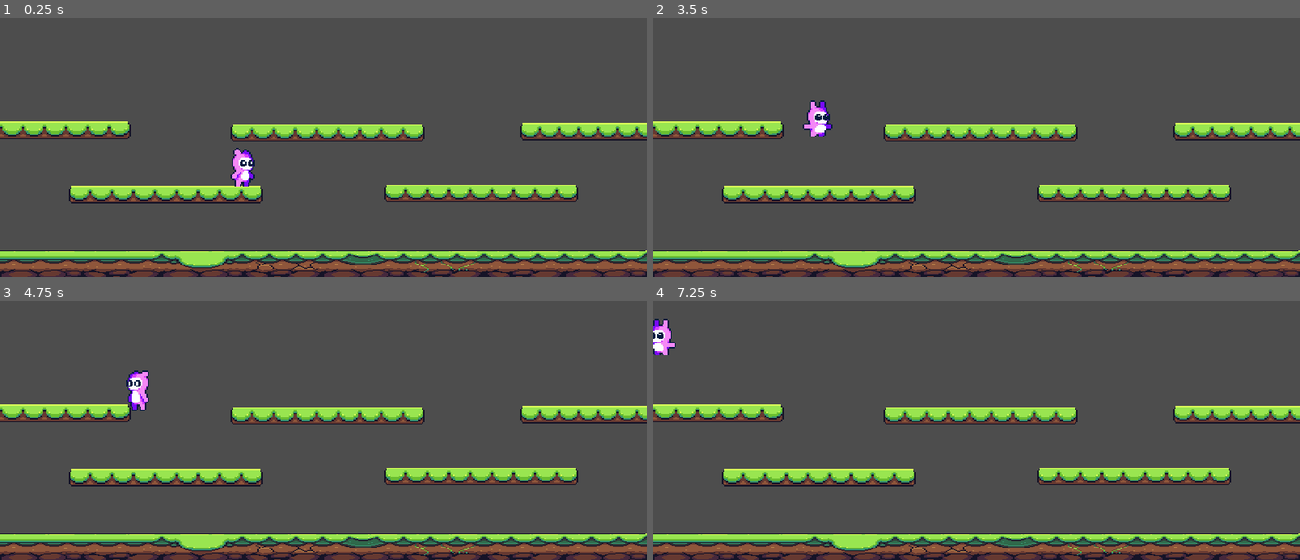
Above: before the commit, frames 1-4 (two rows, left to right).
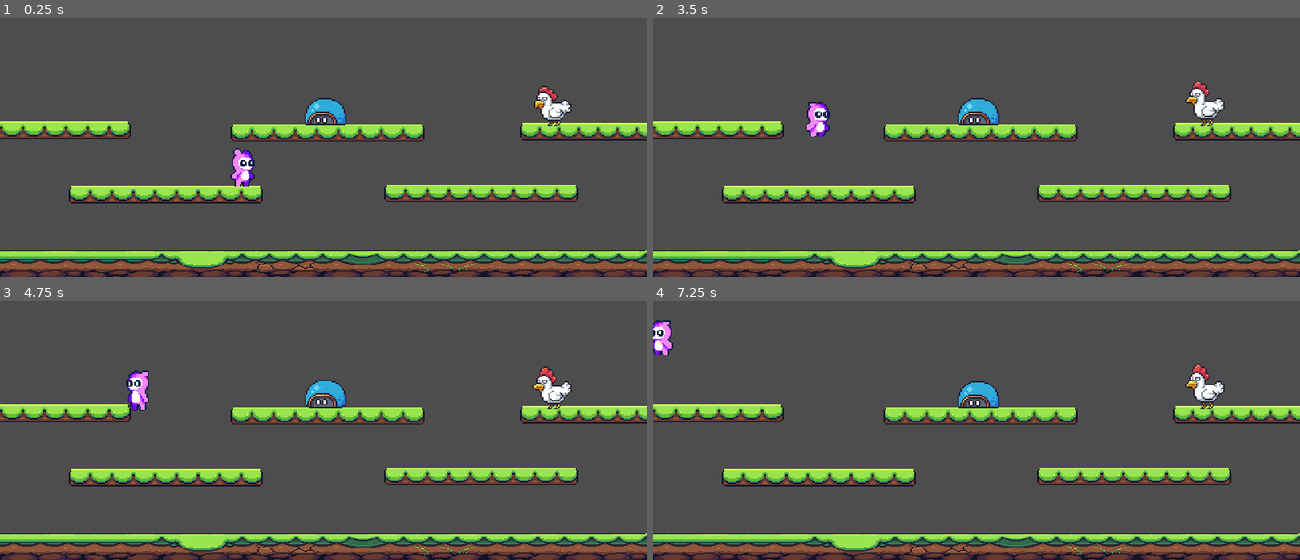
Above: after the commit, the same moments.

Repository: TruchaFazio/yiya
Game: Godot game, scene res://scenes/level_1.tscn
Same seed, same stepped clock (60 frames per second), same inputs: the game is played once before the commit and once after it.
Inputs:
- Up to frame 1 (0.25 s): no input
- Up to frame 2 (3.5 s): tap Right (move_rigth) every 0.75 s from 0.6 to 2.85 s; tap Space (jump) at 0.77, 1.52, 3.02 s; hold Left (move_left) 2.03-2.78 s
- Up to frame 3 (4.75 s): tap Right (move_rigth) at 3.6, 4.35 s; tap Space (jump) at 3.77, 4.52 s; hold Left (move_left) from 4.28 s (still down)
- Up to frame 4 (7.25 s): release Left (move_left) at 5.03 s; tap Right (move_rigth) at 5.1, 5.85, 6.6 s; hold Left (move_left) from 5.78 s (still down); tap Space (jump) at 6.02, 6.77 s

The runs differ from the first frame. In frame 1, 1.1% of the frame differs, in the area x 47-89%, y 26-42%; in frame 2, 1.3%, in the area x 23-89%, y 24-46%; in frame 3, 1.1%; in frame 4, 1.3%.

Commit message:
añadiendo boss

Diff:
--- /dev/null
+++ b/scenes/boss_chicken.tscn
@@ -0,0 +1,264 @@
+[gd_scene load_steps=38 format=3 uid="uid://dkm7og7unvgp2"]
+
+[ext_resource type="Texture2D" uid="uid://dpfmtmg020sjk" path="res://sprites/Chicken/Idle (32x34).png" id="1_beanc"]
+[ext_resource type="Texture2D" uid="uid://bf5qgcai2h317" path="res://sprites/Chicken/Hit (32x34).png" id="1_sbrgf"]
+[ext_resource type="Texture2D" uid="uid://bc5ww4hprn3vv" path="res://sprites/Chicken/Run (32x34).png" id="3_i11ki"]
+
+[sub_resource type="AtlasTexture" id="AtlasTexture_un0j8"]
+atlas = ExtResource("1_sbrgf")
+region = Rect2(0, 0, 32, 34)
+
+[sub_resource type="AtlasTexture" id="AtlasTexture_0bckb"]
+atlas = ExtResource("1_sbrgf")
+region = Rect2(32, 0, 32, 34)
+
+[sub_resource type="AtlasTexture" id="AtlasTexture_e6cjd"]
+atlas = ExtResource("1_sbrgf")
+region = Rect2(64, 0, 32, 34)
+
+[sub_resource type="AtlasTexture" id="AtlasTexture_hrh6p"]
+atlas = ExtResource("1_sbrgf")
+region = Rect2(96, 0, 32, 34)
+
+[sub_resource type="AtlasTexture" id="AtlasTexture_8ukoo"]
+atlas = ExtResource("1_sbrgf")
+region = Rect2(128, 0, 32, 34)
+
+[sub_resource type="AtlasTexture" id="AtlasTexture_vo13i"]
+atlas = ExtResource("1_beanc")
+region = Rect2(0, 0, 32, 34)
+
+[sub_resource type="AtlasTexture" id="AtlasTexture_j0uvc"]
+atlas = ExtResource("1_beanc")
+region = Rect2(32, 0, 32, 34)
+
+[sub_resource type="AtlasTexture" id="AtlasTexture_nb0ej"]
+atlas = ExtResource("1_beanc")
+region = Rect2(64, 0, 32, 34)
+
+[sub_resource type="AtlasTexture" id="AtlasTexture_dk8ho"]
+atlas = ExtResource("1_beanc")
+region = Rect2(96, 0, 32, 34)
+
+[sub_resource type="AtlasTexture" id="AtlasTexture_8qoxs"]
+atlas = ExtResource("1_beanc")
+region = Rect2(128, 0, 32, 34)
+
+[sub_resource type="AtlasTexture" id="AtlasTexture_8q1v3"]
+atlas = ExtResource("1_beanc")
+region = Rect2(160, 0, 32, 34)
+
+[sub_resource type="AtlasTexture" id="AtlasTexture_s61u3"]
+atlas = ExtResource("1_beanc")
+region = Rect2(192, 0, 32, 34)
+
+[sub_resource type="AtlasTexture" id="AtlasTexture_5hy0n"]
+atlas = ExtResource("1_beanc")
+region = Rect2(224, 0, 32, 34)
+
+[sub_resource type="AtlasTexture" id="AtlasTexture_tfk2s"]
+atlas = ExtResource("1_beanc")
+region = Rect2(256, 0, 32, 34)
+
+[sub_resource type="AtlasTexture" id="AtlasTexture_j0mju"]
+atlas = ExtResource("1_beanc")
+region = Rect2(288, 0, 32, 34)
+
+[sub_resource type="AtlasTexture" id="AtlasTexture_yllhc"]
+atlas = ExtResource("1_beanc")
+region = Rect2(320, 0, 32, 34)
+
+[sub_resource type="AtlasTexture" id="AtlasTexture_3vcew"]
+atlas = ExtResource("1_beanc")
+region = Rect2(352, 0, 32, 34)
+
+[sub_resource type="AtlasTexture" id="AtlasTexture_oacfm"]
+atlas = ExtResource("1_beanc")
+region = Rect2(384, 0, 32, 34)
+
+[sub_resource type="AtlasTexture" id="AtlasTexture_pteyy"]
+atlas = ExtResource("3_i11ki")
+region = Rect2(0, 0, 32, 34)
+
+[sub_resource type="AtlasTexture" id="AtlasTexture_jijej"]
+atlas = ExtResource("3_i11ki")
+region = Rect2(32, 0, 32, 34)
+
+[sub_resource type="AtlasTexture" id="AtlasTexture_rg38g"]
+atlas = ExtResource("3_i11ki")
+region = Rect2(64, 0, 32, 34)
+
+[sub_resource type="AtlasTexture" id="AtlasTexture_5ic1m"]
+atlas = ExtResource("3_i11ki")
+region = Rect2(96, 0, 32, 34)
+
+[sub_resource type="AtlasTexture" id="AtlasTexture_luifd"]
+atlas = ExtResource("3_i11ki")
+region = Rect2(128, 0, 32, 34)
+
+[sub_resource type="AtlasTexture" id="AtlasTexture_t435r"]
+atlas = ExtResource("3_i11ki")
+region = Rect2(160, 0, 32, 34)
+
+[sub_resource type="AtlasTexture" id="AtlasTexture_dlwv8"]
+atlas = ExtResource("3_i11ki")
+region = Rect2(192, 0, 32, 34)
+
+[sub_resource type="AtlasTexture" id="AtlasTexture_wj5oy"]
+atlas = ExtResource("3_i11ki")
+region = Rect2(224, 0, 32, 34)
+
+[sub_resource type="AtlasTexture" id="AtlasTexture_uyowx"]
+atlas = ExtResource("3_i11ki")
+region = Rect2(256, 0, 32, 34)
+
+[sub_resource type="AtlasTexture" id="AtlasTexture_jpo28"]
+atlas = ExtResource("3_i11ki")
+region = Rect2(288, 0, 32, 34)
+
+[sub_resource type="AtlasTexture" id="AtlasTexture_liwkx"]
+atlas = ExtResource("3_i11ki")
+region = Rect2(320, 0, 32, 34)
+
+[sub_resource type="AtlasTexture" id="AtlasTexture_8k1uo"]
+atlas = ExtResource("3_i11ki")
+region = Rect2(352, 0, 32, 34)
+
+[sub_resource type="AtlasTexture" id="AtlasTexture_x044u"]
+atlas = ExtResource("3_i11ki")
+region = Rect2(384, 0, 32, 34)
+
+[sub_resource type="AtlasTexture" id="AtlasTexture_gli4a"]
+atlas = ExtResource("3_i11ki")
+region = Rect2(416, 0, 32, 34)
+
+[sub_resource type="SpriteFrames" id="SpriteFrames_xtywu"]
+animations = [{
+"frames": [{
+"duration": 1.0,
+"texture": SubResource("AtlasTexture_un0j8")
+}, {
+"duration": 1.0,
+"texture": SubResource("AtlasTexture_0bckb")
+}, {
+"duration": 1.0,
+"texture": SubResource("AtlasTexture_e6cjd")
+}, {
+"duration": 1.0,
+"texture": SubResource("AtlasTexture_hrh6p")
+}, {
+"duration": 1.0,
+"texture": SubResource("AtlasTexture_8ukoo")
+}],
+"loop": false,
+"name": &"hit",
+"speed": 10.0
+}, {
+"frames": [{
+"duration": 1.0,
+"texture": SubResource("AtlasTexture_vo13i")
+}, {
+"duration": 1.0,
+"texture": SubResource("AtlasTexture_j0uvc")
+}, {
+"duration": 1.0,
+"texture": SubResource("AtlasTexture_nb0ej")
+}, {
+"duration": 1.0,
+"texture": SubResource("AtlasTexture_dk8ho")
+}, {
+"duration": 1.0,
+"texture": SubResource("AtlasTexture_8qoxs")
+}, {
+"duration": 1.0,
+"texture": SubResource("AtlasTexture_8q1v3")
+}, {
+"duration": 1.0,
+"texture": SubResource("AtlasTexture_s61u3")
+}, {
+"duration": 1.0,
+"texture": SubResource("AtlasTexture_5hy0n")
+}, {
+"duration": 1.0,
+"texture": SubResource("AtlasTexture_tfk2s")
+}, {
+"duration": 1.0,
+"texture": SubResource("AtlasTexture_j0mju")
+}, {
+"duration": 1.0,
+"texture": SubResource("AtlasTexture_yllhc")
+}, {
+"duration": 1.0,
+"texture": SubResource("AtlasTexture_3vcew")
+}, {
+"duration": 1.0,
+"texture": SubResource("AtlasTexture_oacfm")
+}],
+"loop": true,
+"name": &"reposo",
+"speed": 25.0
+}, {
+"frames": [{
+"duration": 1.0,
+"texture": SubResource("AtlasTexture_pteyy")
+}, {
+"duration": 1.0,
+"texture": SubResource("AtlasTexture_jijej")
+}, {
+"duration": 1.0,
+"texture": SubResource("AtlasTexture_rg38g")
+}, {
+"duration": 1.0,
+"texture": SubResource("AtlasTexture_5ic1m")
+}, {
+"duration": 1.0,
+"texture": SubResource("AtlasTexture_luifd")
+}, {
+"duration": 1.0,
+"texture": SubResource("AtlasTexture_t435r")
+}, {
+"duration": 1.0,
+"texture": SubResource("AtlasTexture_dlwv8")
+}, {
+"duration": 1.0,
+"texture": SubResource("AtlasTexture_wj5oy")
+}, {
+"duration": 1.0,
+"texture": SubResource("AtlasTexture_uyowx")
+}, {
+"duration": 1.0,
+"texture": SubResource("AtlasTexture_jpo28")
+}, {
+"duration": 1.0,
+"texture": SubResource("AtlasTexture_liwkx")
+}, {
+"duration": 1.0,
+"texture": SubResource("AtlasTexture_8k1uo")
+}, {
+"duration": 1.0,
+"texture": SubResource("AtlasTexture_x044u")
+}, {
+"duration": 1.0,
+"texture": SubResource("AtlasTexture_gli4a")
+}],
+"loop": true,
+"name": &"run",
+"speed": 20.0
+}]
+
+[sub_resource type="CircleShape2D" id="CircleShape2D_36q83"]
+
+[node name="CharacterBody2D" type="CharacterBody2D"]
+
+[node name="AnimatedSprite2D" type="AnimatedSprite2D" parent="."]
+position = Vector2(54, 44)
+sprite_frames = SubResource("SpriteFrames_xtywu")
+animation = &"run"
+autoplay = "reposo"
+frame = 4
+frame_progress = 0.153144
+
+[node name="CollisionShape2D" type="CollisionShape2D" parent="."]
+position = Vector2(54, 50)
+rotation = -1.55305
+shape = SubResource("CircleShape2D_36q83")
--- /dev/null
+++ b/scenes/boss_turtle.tscn
@@ -0,0 +1,397 @@
+[gd_scene load_steps=57 format=3 uid="uid://cgogybhssbibr"]
+
+[ext_resource type="Texture2D" uid="uid://cnch8ltgm1vjc" path="res://sprites/Turtle/Idle 1 (44x26).png" id="1_v3em2"]
+[ext_resource type="Texture2D" uid="uid://d2e1fish88sye" path="res://sprites/Turtle/Hit (44x26).png" id="1_yy3go"]
+[ext_resource type="Texture2D" uid="uid://c8ufigwi36qsv" path="res://sprites/Turtle/Idle 2 (44x26).png" id="2_yq0ah"]
+[ext_resource type="Texture2D" uid="uid://t08el3v1hv8v" path="res://sprites/Turtle/Spikes in (44x26).png" id="4_etvha"]
+[ext_resource type="Texture2D" uid="uid://clqxsvlrpcpgc" path="res://sprites/Turtle/Spikes out (44x26).png" id="5_2wjf7"]
+
+[sub_resource type="AtlasTexture" id="AtlasTexture_4x004"]
+atlas = ExtResource("1_yy3go")
+region = Rect2(0, 0, 44, 26)
+
+[sub_resource type="AtlasTexture" id="AtlasTexture_gu08s"]
+atlas = ExtResource("1_yy3go")
+region = Rect2(44, 0, 44, 26)
+
+[sub_resource type="AtlasTexture" id="AtlasTexture_rfw57"]
+atlas = ExtResource("1_yy3go")
+region = Rect2(88, 0, 44, 26)
+
+[sub_resource type="AtlasTexture" id="AtlasTexture_sbqnt"]
+atlas = ExtResource("1_yy3go")
+region = Rect2(132, 0, 44, 26)
+
+[sub_resource type="AtlasTexture" id="AtlasTexture_8qmlk"]
+atlas = ExtResource("1_yy3go")
+region = Rect2(176, 0, 44, 26)
+
+[sub_resource type="AtlasTexture" id="AtlasTexture_o8wmq"]
+atlas = ExtResource("1_v3em2")
+region = Rect2(0, 0, 44, 26)
+
+[sub_resource type="AtlasTexture" id="AtlasTexture_sfpjj"]
+atlas = ExtResource("1_v3em2")
+region = Rect2(44, 0, 44, 26)
+
+[sub_resource type="AtlasTexture" id="AtlasTexture_0g6vl"]
+atlas = ExtResource("1_v3em2")
+region = Rect2(88, 0, 44, 26)
+
+[sub_resource type="AtlasTexture" id="AtlasTexture_deprn"]
+atlas = ExtResource("1_v3em2")
+region = Rect2(132, 0, 44, 26)
+
+[sub_resource type="AtlasTexture" id="AtlasTexture_6bjfm"]
+atlas = ExtResource("1_v3em2")
+region = Rect2(176, 0, 44, 26)
+
+[sub_resource type="AtlasTexture" id="AtlasTexture_2houi"]
+atlas = ExtResource("1_v3em2")
+region = Rect2(220, 0, 44, 26)
+
+[sub_resource type="AtlasTexture" id="AtlasTexture_70irt"]
+atlas = ExtResource("1_v3em2")
+region = Rect2(264, 0, 44, 26)
+
+[sub_resource type="AtlasTexture" id="AtlasTexture_3mebi"]
+atlas = ExtResource("1_v3em2")
+region = Rect2(308, 0, 44, 26)
+
+[sub_resource type="AtlasTexture" id="AtlasTexture_7xhcj"]
+atlas = ExtResource("1_v3em2")
+region = Rect2(352, 0, 44, 26)
+
+[sub_resource type="AtlasTexture" id="AtlasTexture_jpcht"]
+atlas = ExtResource("1_v3em2")
+region = Rect2(396, 0, 44, 26)
+
+[sub_resource type="AtlasTexture" id="AtlasTexture_gtovg"]
+atlas = ExtResource("1_v3em2")
+region = Rect2(440, 0, 44, 26)
+
+[sub_resource type="AtlasTexture" id="AtlasTexture_5ery3"]
+atlas = ExtResource("1_v3em2")
+region = Rect2(484, 0, 44, 26)
+
+[sub_resource type="AtlasTexture" id="AtlasTexture_pjwr4"]
+atlas = ExtResource("1_v3em2")
+region = Rect2(528, 0, 44, 26)
+
+[sub_resource type="AtlasTexture" id="AtlasTexture_mo441"]
+atlas = ExtResource("1_v3em2")
+region = Rect2(572, 0, 44, 26)
+
+[sub_resource type="AtlasTexture" id="AtlasTexture_06g8y"]
+atlas = ExtResource("2_yq0ah")
+region = Rect2(0, 0, 44, 26)
+
+[sub_resource type="AtlasTexture" id="AtlasTexture_kpvhj"]
+atlas = ExtResource("2_yq0ah")
+region = Rect2(44, 0, 44, 26)
+
+[sub_resource type="AtlasTexture" id="AtlasTexture_dlad8"]
+atlas = ExtResource("2_yq0ah")
+region = Rect2(88, 0, 44, 26)
+
+[sub_resource type="AtlasTexture" id="AtlasTexture_0xxlm"]
+atlas = ExtResource("2_yq0ah")
+region = Rect2(132, 0, 44, 26)
+
+[sub_resource type="AtlasTexture" id="AtlasTexture_nqo64"]
+atlas = ExtResource("2_yq0ah")
+region = Rect2(176, 0, 44, 26)
+
+[sub_resource type="AtlasTexture" id="AtlasTexture_qbhmi"]
+atlas = ExtResource("2_yq0ah")
+region = Rect2(220, 0, 44, 26)
+
+[sub_resource type="AtlasTexture" id="AtlasTexture_fv0cr"]
+atlas = ExtResource("2_yq0ah")
+region = Rect2(264, 0, 44, 26)
+
+[sub_resource type="AtlasTexture" id="AtlasTexture_0ignx"]
+atlas = ExtResource("2_yq0ah")
+region = Rect2(308, 0, 44, 26)
+
+[sub_resource type="AtlasTexture" id="AtlasTexture_s02ve"]
+atlas = ExtResource("2_yq0ah")
+region = Rect2(352, 0, 44, 26)
+
+[sub_resource type="AtlasTexture" id="AtlasTexture_v2uw2"]
+atlas = ExtResource("2_yq0ah")
+region = Rect2(396, 0, 44, 26)
+
+[sub_resource type="AtlasTexture" id="AtlasTexture_sksen"]
+atlas = ExtResource("2_yq0ah")
+region = Rect2(440, 0, 44, 26)
+
+[sub_resource type="AtlasTexture" id="AtlasTexture_q5uuu"]
+atlas = ExtResource("2_yq0ah")
+region = Rect2(484, 0, 44, 26)
+
+[sub_resource type="AtlasTexture" id="AtlasTexture_uwdi2"]
+atlas = ExtResource("2_yq0ah")
+region = Rect2(528, 0, 44, 26)
+
+[sub_resource type="AtlasTexture" id="AtlasTexture_yccyy"]
+atlas = ExtResource("2_yq0ah")
+region = Rect2(572, 0, 44, 26)
+
+[sub_resource type="AtlasTexture" id="AtlasTexture_5hswy"]
+atlas = ExtResource("4_etvha")
+region = Rect2(0, 0, 44, 26)
+
+[sub_resource type="AtlasTexture" id="AtlasTexture_h5u3r"]
+atlas = ExtResource("4_etvha")
+region = Rect2(44, 0, 44, 26)
+
+[sub_resource type="AtlasTexture" id="AtlasTexture_hil44"]
+atlas = ExtResource("4_etvha")
+region = Rect2(88, 0, 44, 26)
+
+[sub_resource type="AtlasTexture" id="AtlasTexture_novrv"]
+atlas = ExtResource("4_etvha")
+region = Rect2(132, 0, 44, 26)
+
+[sub_resource type="AtlasTexture" id="AtlasTexture_c60iu"]
+atlas = ExtResource("4_etvha")
+region = Rect2(176, 0, 44, 26)
+
+[sub_resource type="AtlasTexture" id="AtlasTexture_nixbs"]
+atlas = ExtResource("4_etvha")
+region = Rect2(220, 0, 44, 26)
+
+[sub_resource type="AtlasTexture" id="AtlasTexture_7xb22"]
+atlas = ExtResource("4_etvha")
+region = Rect2(264, 0, 44, 26)
+
+[sub_resource type="AtlasTexture" id="AtlasTexture_r7ylt"]
+atlas = ExtResource("4_etvha")
+region = Rect2(308, 0, 44, 26)
+
+[sub_resource type="AtlasTexture" id="AtlasTexture_75plo"]
+atlas = ExtResource("5_2wjf7")
+region = Rect2(0, 0, 44, 26)
+
+[sub_resource type="AtlasTexture" id="AtlasTexture_7c0b1"]
+atlas = ExtResource("5_2wjf7")
+region = Rect2(44, 0, 44, 26)
+
+[sub_resource type="AtlasTexture" id="AtlasTexture_bkuc6"]
+atlas = ExtResource("5_2wjf7")
+region = Rect2(88, 0, 44, 26)
+
+[sub_resource type="AtlasTexture" id="AtlasTexture_vo6sh"]
+atlas = ExtResource("5_2wjf7")
+region = Rect2(132, 0, 44, 26)
+
+[sub_resource type="AtlasTexture" id="AtlasTexture_oeujw"]
+atlas = ExtResource("5_2wjf7")
+region = Rect2(176, 0, 44, 26)
+
+[sub_resource type="AtlasTexture" id="AtlasTexture_1hiv1"]
+atlas = ExtResource("5_2wjf7")
+region = Rect2(220, 0, 44, 26)
+
+[sub_resource type="AtlasTexture" id="AtlasTexture_n5n5k"]
+atlas = ExtResource("5_2wjf7")
+region = Rect2(264, 0, 44, 26)
+
+[sub_resource type="AtlasTexture" id="AtlasTexture_7phtk"]
+atlas = ExtResource("5_2wjf7")
+region = Rect2(308, 0, 44, 26)
+
+[sub_resource type="SpriteFrames" id="SpriteFrames_7cgx7"]
+animations = [{
+"frames": [{
+"duration": 1.0,
+"texture": SubResource("AtlasTexture_4x004")
+}, {
+"duration": 1.0,
+"texture": SubResource("AtlasTexture_gu08s")
+}, {
+"duration": 1.0,
+"texture": SubResource("AtlasTexture_rfw57")
+}, {
+"duration": 1.0,
+"texture": SubResource("AtlasTexture_sbqnt")
+}, {
+"duration": 1.0,
+"texture": SubResource("AtlasTexture_8qmlk")
+}],
+"loop": false,
+"name": &"new_animation",
+"speed": 10.0
+}, {
+"frames": [{
+"duration": 1.0,
+"texture": SubResource("AtlasTexture_o8wmq")
+}, {
+"duration": 1.0,
+"texture": SubResource("AtlasTexture_sfpjj")
+}, {
+"duration": 1.0,
+"texture": SubResource("AtlasTexture_0g6vl")
+}, {
+"duration": 1.0,
+"texture": SubResource("AtlasTexture_deprn")
+}, {
+"duration": 1.0,
+"texture": SubResource("AtlasTexture_6bjfm")
+}, {
+"duration": 1.0,
+"texture": SubResource("AtlasTexture_2houi")
+}, {
+"duration": 1.0,
+"texture": SubResource("AtlasTexture_70irt")
+}, {
+"duration": 1.0,
+"texture": SubResource("AtlasTexture_3mebi")
+}, {
+"duration": 1.0,
+"texture": SubResource("AtlasTexture_7xhcj")
+}, {
+"duration": 1.0,
+"texture": SubResource("AtlasTexture_jpcht")
+}, {
+"duration": 1.0,
+"texture": SubResource("AtlasTexture_gtovg")
+}, {
+"duration": 1.0,
+"texture": SubResource("AtlasTexture_5ery3")
+}, {
+"duration": 1.0,
+"texture": SubResource("AtlasTexture_pjwr4")
+}, {
+"duration": 1.0,
+"texture": SubResource("AtlasTexture_mo441")
+}],
+"loop": true,
+"name": &"reposo-1",
+"speed": 20.0
+}, {
+"frames": [{
+"duration": 1.0,
+"texture": SubResource("AtlasTexture_06g8y")
+}, {
+"duration": 1.0,
+"texture": SubResource("AtlasTexture_kpvhj")
+}, {
+"duration": 1.0,
+"texture": SubResource("AtlasTexture_dlad8")
+}, {
+"duration": 1.0,
+"texture": SubResource("AtlasTexture_0xxlm")
+}, {
+"duration": 1.0,
+"texture": SubResource("AtlasTexture_nqo64")
+}, {
+"duration": 1.0,
+"texture": SubResource("AtlasTexture_qbhmi")
+}, {
+"duration": 1.0,
+"texture": SubResource("AtlasTexture_fv0cr")
+}, {
+"duration": 1.0,
+"texture": SubResource("AtlasTexture_0ignx")
+}, {
+"duration": 1.0,
+"texture": SubResource("AtlasTexture_s02ve")
+}, {
+"duration": 1.0,
+"texture": SubResource("AtlasTexture_v2uw2")
+}, {
+"duration": 1.0,
+"texture": SubResource("AtlasTexture_sksen")
+}, {
+"duration": 1.0,
+"texture": SubResource("AtlasTexture_q5uuu")
+}, {
+"duration": 1.0,
+"texture": SubResource("AtlasTexture_uwdi2")
+}, {
+"duration": 1.0,
+"texture": SubResource("AtlasTexture_yccyy")
+}],
+"loop": true,
+"name": &"reposo-2",
+"speed": 20.0
+}, {
+"frames": [{
+"duration": 1.0,
+"texture": SubResource("AtlasTexture_5hswy")
+}, {
+"duration": 1.0,
+"texture": SubResource("AtlasTexture_h5u3r")
+}, {
+"duration": 1.0,
+"texture": SubResource("AtlasTexture_hil44")
+}, {
+"duration": 1.0,
+"texture": SubResource("AtlasTexture_novrv")
+}, {
+"duration": 1.0,
+"texture": SubResource("AtlasTexture_c60iu")
+}, {
+"duration": 1.0,
+"texture": SubResource("AtlasTexture_nixbs")
+}, {
+"duration": 1.0,
+"texture": SubResource("AtlasTexture_7xb22")
+}, {
+"duration": 1.0,
+"texture": SubResource("AtlasTexture_r7ylt")
+}],
+"loop": false,
+"name": &"spikes-in",
+"speed": 16.0
+}, {
+"frames": [{
+"duration": 1.0,
+"texture": SubResource("AtlasTexture_75plo")
+}, {
+"duration": 1.0,
+"texture": SubResource("AtlasTexture_7c0b1")
+}, {
+"duration": 1.0,
+"texture": SubResource("AtlasTexture_bkuc6")
+}, {
+"duration": 1.0,
+"texture": SubResource("AtlasTexture_vo6sh")
+}, {
+"duration": 1.0,
+"texture": SubResource("AtlasTexture_oeujw")
+}, {
+"duration": 1.0,
+"texture": SubResource("AtlasTexture_1hiv1")
+}, {
+"duration": 1.0,
+"texture": SubResource("AtlasTexture_n5n5k")
+}, {
+"duration": 1.0,
+"texture": SubResource("AtlasTexture_7phtk")
+}],
+"loop": false,
+"name": &"spikes-out",
+"speed": 16.0
+}]
+
+[sub_resource type="CapsuleShape2D" id="CapsuleShape2D_ge68u"]
+radius = 8.9988
+height = 27.9963
+
+[node name="CharacterBody2D" type="CharacterBody2D"]
+
+[node name="AnimatedSprite2D" type="AnimatedSprite2D" parent="."]
+position = Vector2(51, 30)
+sprite_frames = SubResource("SpriteFrames_7cgx7")
+animation = &"new_animation"
+autoplay = "reposo-2"
+frame = 4
+frame_progress = 1.0
+
+[node name="CollisionShape2D" type="CollisionShape2D" parent="."]
+position = Vector2(51, 34)
+rotation = -1.58705
+shape = SubResource("CapsuleShape2D_ge68u")
--- a/scenes/level_1.tscn
+++ b/scenes/level_1.tscn
@@ -1,8 +1,10 @@
-[gd_scene load_steps=11 format=3 uid="uid://cqbmy5figmwkx"]
+[gd_scene load_steps=13 format=3 uid="uid://cqbmy5figmwkx"]
 
 [ext_resource type="PackedScene" uid="uid://dl4qp7qqqof7h" path="res://scenes/player.tscn" id="1_k6ns5"]
 [ext_resource type="Texture2D" uid="uid://b6nxu4x8ivn0v" path="res://sprites/terreno/ground1.png" id="2_6kv4w"]
 [ext_resource type="Texture2D" uid="uid://bn5tmsnhcmpk5" path="res://sprites/terreno/ground_plataforma.png" id="3_hkco7"]
+[ext_resource type="PackedScene" uid="uid://dkm7og7unvgp2" path="res://scenes/boss_chicken.tscn" id="4_qw3ny"]
+[ext_resource type="PackedScene" uid="uid://cgogybhssbibr" path="res://scenes/boss_turtle.tscn" id="5_3ghht"]
 
 [sub_resource type="RectangleShape2D" id="RectangleShape2D_8yju3"]
 size = Vector2(96, 11)
@@ -86,3 +88,9 @@
 
 [node name="player" parent="." instance=ExtResource("1_k6ns5")]
 position = Vector2(181, 187)
+
+[node name="CharacterBody2D" parent="." instance=ExtResource("4_qw3ny")]
+position = Vector2(356, 97)
+
+[node name="CharacterBody2D2" parent="." instance=ExtResource("5_3ghht")]
+position = Vector2(190, 114)
--- a/scenes/player.tscn
+++ b/scenes/player.tscn
@@ -1,33 +1,41 @@
-[gd_scene load_steps=23 format=3 uid="uid://dl4qp7qqqof7h"]
+[gd_scene load_steps=25 format=3 uid="uid://dl4qp7qqqof7h"]
 
 [ext_resource type="Texture2D" uid="uid://bhdk01eqhigup" path="res://sprites/pink_monster/Pink_Monster_reposo.png" id="1_nk45b"]
 [ext_resource type="Script" path="res://scripts/player.gd" id="1_td5yu"]
 [ext_resource type="Texture2D" uid="uid://doliij8ouemub" path="res://sprites/pink_monster/Pink_Monster_Jump_8.png" id="2_ta3vs"]
 [ext_resource type="Texture2D" uid="uid://gglkm2hsjg86" path="res://sprites/pink_monster/Pink_Monster_Walk_6.png" id="4_ktri8"]
 
-[sub_resource type="AtlasTexture" id="AtlasTexture_tin7b"]
+[sub_resource type="AtlasTexture" id="AtlasTexture_hv21r"]
+atlas = ExtResource("2_ta3vs")
+region = Rect2(0, 0, 32, 32)
+
+[sub_resource type="AtlasTexture" id="AtlasTexture_n5b5r"]
 atlas = ExtResource("2_ta3vs")
 region = Rect2(32, 0, 32, 32)
 
-[sub_resource type="AtlasTexture" id="AtlasTexture_m6rkt"]
+[sub_resource type="AtlasTexture" id="AtlasTexture_6hbve"]
 atlas = ExtResource("2_ta3vs")
 region = Rect2(64, 0, 32, 32)
 
-[sub_resource type="AtlasTexture" id="AtlasTexture_2qtlf"]
+[sub_resource type="AtlasTexture" id="AtlasTexture_lsd55"]
 atlas = ExtResource("2_ta3vs")
 region = Rect2(96, 0, 32, 32)
 
-[sub_resource type="AtlasTexture" id="AtlasTexture_fhsex"]
+[sub_resource type="AtlasTexture" id="AtlasTexture_6b31f"]
 atlas = ExtResource("2_ta3vs")
 region = Rect2(128, 0, 32, 32)
 
-[sub_resource type="AtlasTexture" id="AtlasTexture_0rf3a"]
+[sub_resource type="AtlasTexture" id="AtlasTexture_dmc6x"]
 atlas = ExtResource("2_ta3vs")
 region = Rect2(160, 0, 32, 32)
 
-[sub_resource type="AtlasTexture" id="AtlasTexture_05heg"]
+[sub_resource type="AtlasTexture" id="AtlasTexture_kg15r"]
 atlas = ExtResource("2_ta3vs")
 region = Rect2(192, 0, 32, 32)
+
+[sub_resource type="AtlasTexture" id="AtlasTexture_k8h2d"]
+atlas = ExtResource("2_ta3vs")
+region = Rect2(224, 0, 32, 32)
 
 [sub_resource type="AtlasTexture" id="AtlasTexture_u4x0a"]
 atlas = ExtResource("1_nk45b")
@@ -73,26 +81,32 @@
 animations = [{
 "frames": [{
 "duration": 1.0,
-"texture": SubResource("AtlasTexture_tin7b")
+"texture": SubResource("AtlasTexture_hv21r")
 }, {
 "duration": 1.0,
-"texture": SubResource("AtlasTexture_m6rkt")
+"texture": SubResource("AtlasTexture_n5b5r")
 }, {
 "duration": 1.0,
-"texture": SubResource("AtlasTexture_2qtlf")
+"texture": SubResource("AtlasTexture_6hbve")
 }, {
 "duration": 1.0,
-"texture": SubResource("AtlasTexture_fhsex")
+"texture": SubResource("AtlasTexture_lsd55")
 }, {
 "duration": 1.0,
-"texture": SubResource("AtlasTexture_0rf3a")
+"texture": SubResource("AtlasTexture_6b31f")
 }, {
 "duration": 1.0,
-"texture": SubResource("AtlasTexture_05heg")
+"texture": SubResource("AtlasTexture_dmc6x")
+}, {
+"duration": 1.0,
+"texture": SubResource("AtlasTexture_kg15r")
+}, {
+"duration": 1.0,
+"texture": SubResource("AtlasTexture_k8h2d")
 }],
-"loop": true,
+"loop": false,
 "name": &"jump",
-"speed": 12.0
+"speed": 17.0
 }, {
 "frames": [{
 "duration": 1.0,
@@ -150,7 +164,7 @@
 [node name="PinkMonsterReposo" type="AnimatedSprite2D" parent="."]
 sprite_frames = SubResource("SpriteFrames_djsy2")
 animation = &"jump"
-frame_progress = 0.492426
+frame_progress = 0.986877
 
 [node name="CollisionShape2D" type="CollisionShape2D" parent="."]
 position = Vector2(-1, 3)
Binary file added: sprites/Chicken/Hit (32x34).png
Not shown, added: sprites/Chicken/Hit (32x34).png.import
Binary file added: sprites/Chicken/Idle (32x34).png
Not shown, added: sprites/Chicken/Idle (32x34).png.import
Binary file added: sprites/Chicken/Run (32x34).png
Not shown, added: sprites/Chicken/Run (32x34).png.import
Binary file added: sprites/Turtle/Hit (44x26).png
Not shown, added: sprites/Turtle/Hit (44x26).png.import
Binary file added: sprites/Turtle/Idle 1 (44x26).png
Not shown, added: sprites/Turtle/Idle 1 (44x26).png.import
Binary file added: sprites/Turtle/Idle 2 (44x26).png
Not shown, added: sprites/Turtle/Idle 2 (44x26).png.import
(and 4 more such lines)
